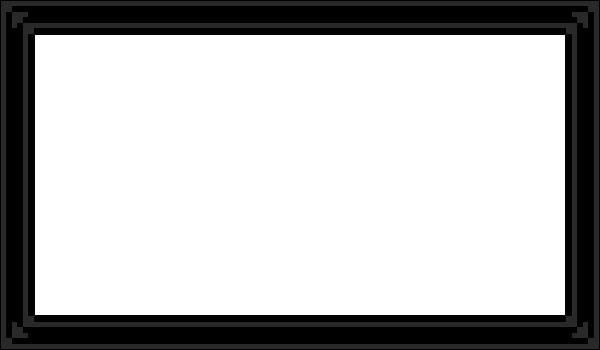
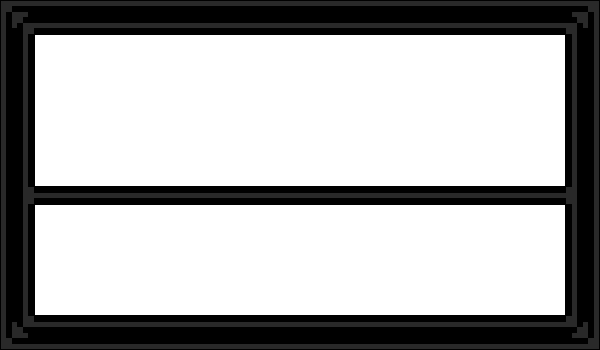
Layers edited between the first and the second 600 x 350 image:
added layer "Pasted Layer" above "\" over (28, 186, 572, 205)
added layer "\ #1" (60%) over (28, 186, 572, 205)
